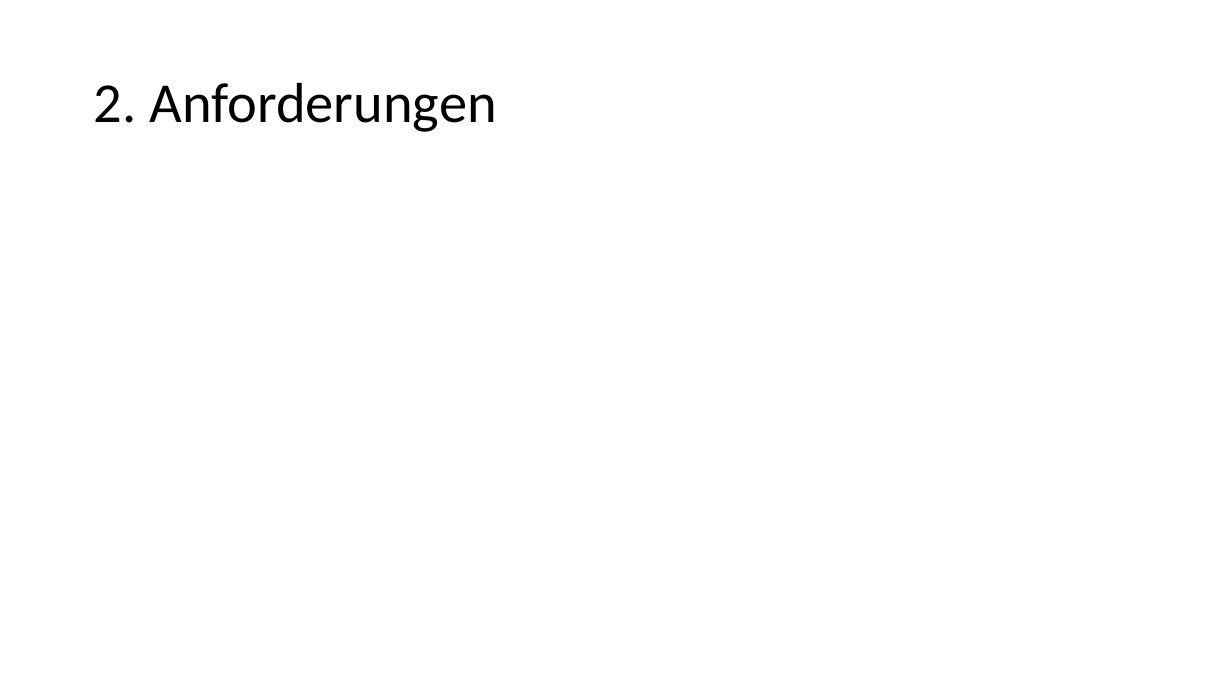
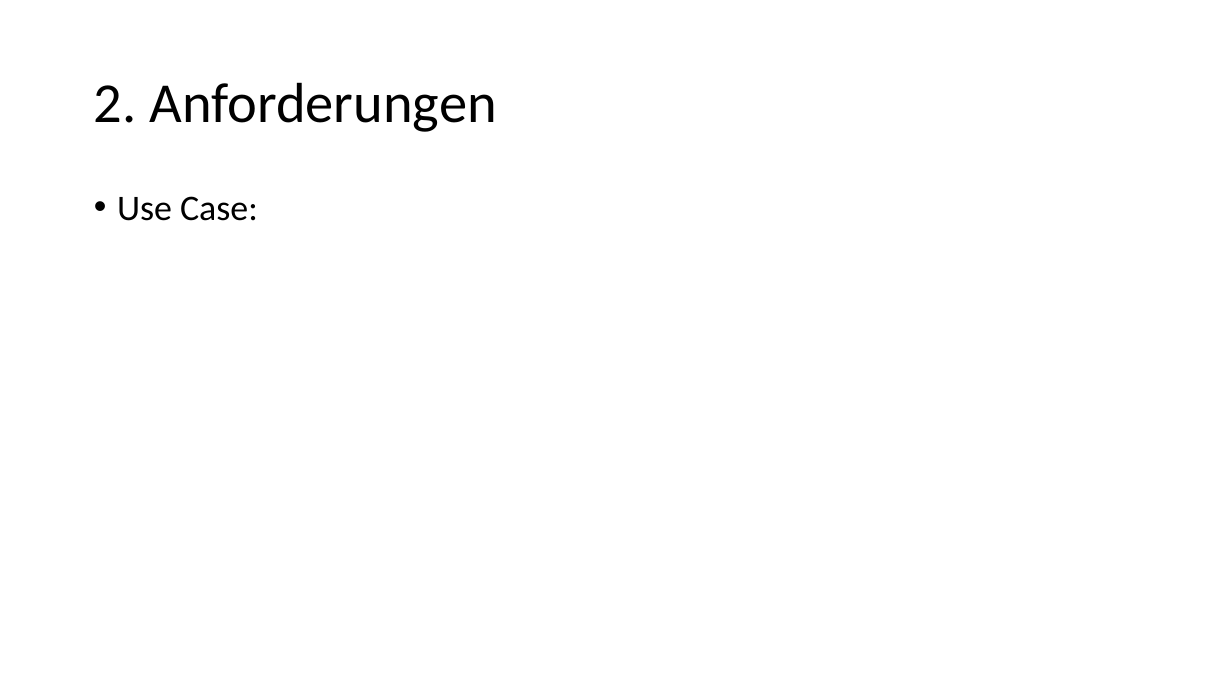
Before and after one commit to Baljet389/SE_Car, a slide deck: slide 3 of Dokumentation/RC-Auto.pptx. Drawn at 1232x693 pixels with LibreOffice and Linux fonts; fonts in the diff are those of the drawing. Boxes give left, top, right and bottom in pixels: in the first picture for what was removed or moved away, otherwise in the second. Text is boxed around its words. In the diff, an @@ line names an element or a change of style, - is before the commit and + after.

```diff
--- a/Dokumentation/RC-Auto.pptx
+++ b/Dokumentation/RC-Auto.pptx
@@ text added at box(117, 196, 258, 221), 28 pt, text #000000 @@
+• Use Case:
```
Also in this commit, not shown: 4 other slides changed, 3 slides added, 1 other file.
